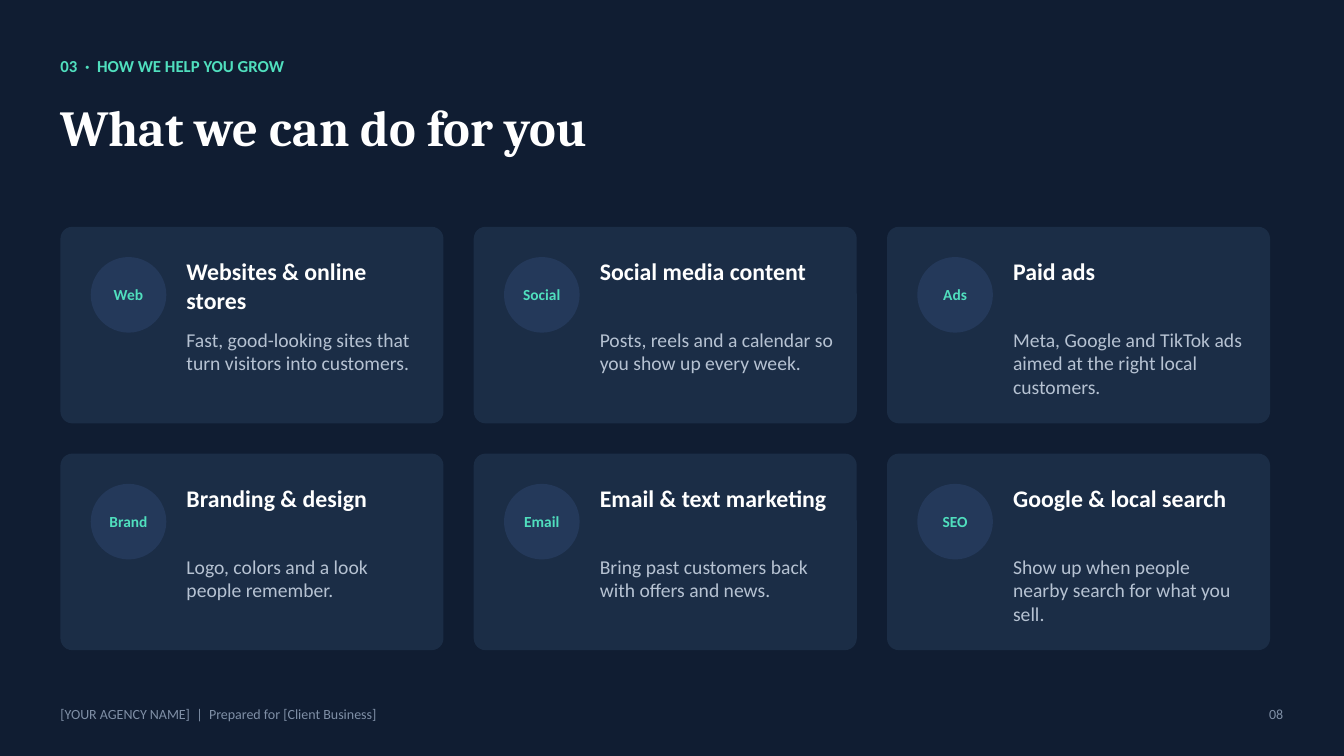
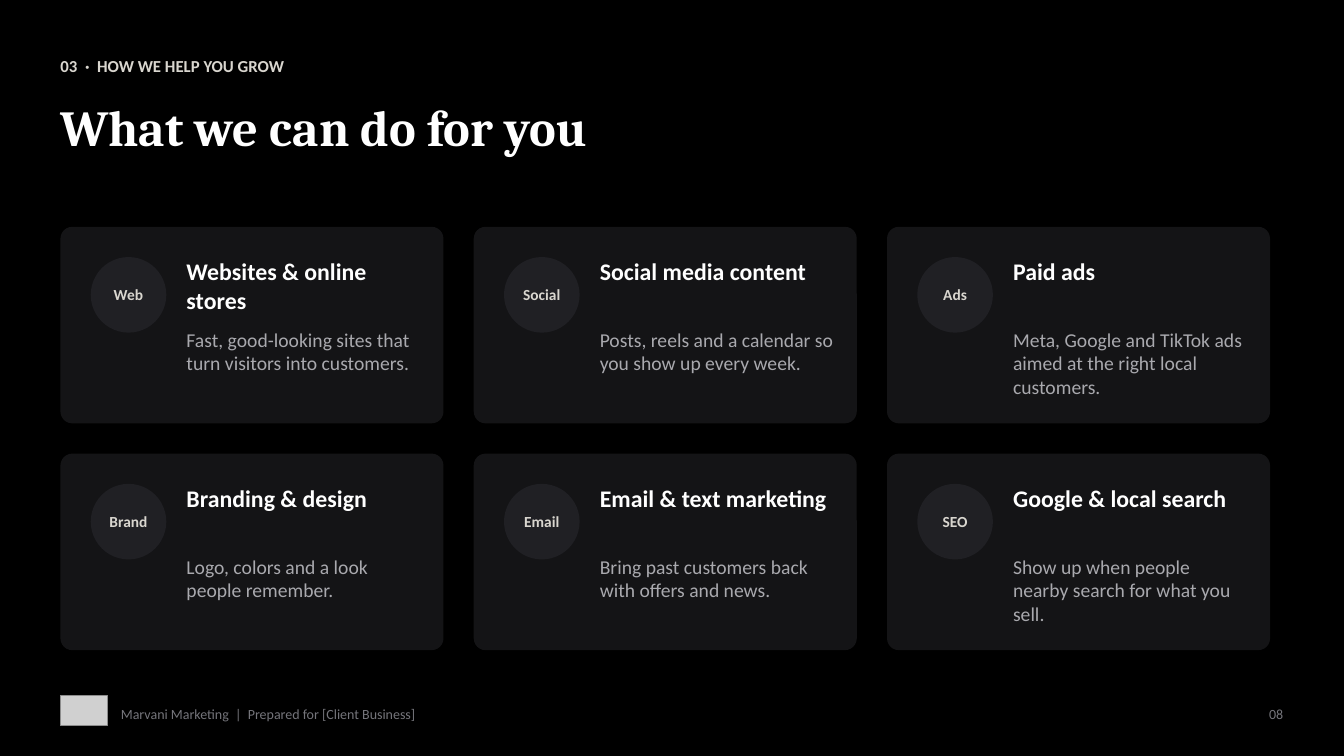
Before and after one commit to marvani043-max/Victor-, a slide deck: slide 8 of pitch-deck/Agency-Pitch-Deck.pptx. Drawn at 1344x756 pixels with LibreOffice and Linux fonts; fonts in the diff are those of the drawing; grey boxes stand for pictures. Boxes give left, top, right and bottom in pixels: in the first picture for what was removed or moved away, otherwise in the second. Text is boxed around its words. In the diff, an @@ line names an element or a change of style, - is before the commit and + after.

```diff
--- a/pitch-deck/Agency-Pitch-Deck.pptx
+++ b/pitch-deck/Agency-Pitch-Deck.pptx
@@ background #101D32 to #000000 @@
@@ text "03 · HOW WE HELP ..." at box(60, 61, 284, 72): text colour #50DFBE to #D9D6CF @@
@@ fill #1B2D46 to #141416 in 6 elements at box(60, 227, 444, 423), box(474, 227, 857, 423), box(887, 227, 1270, 423), box(60, 454, 444, 650), box(474, 454, 857, 650), box(887, 454, 1270, 650) @@
@@ text colour #50DFBE to #D9D6CF; fill #24395A to #202024 in 6 elements at box(91, 257, 166, 333), box(504, 257, 580, 333), box(918, 257, 993, 333), box(91, 484, 166, 560), box(504, 484, 580, 560), box(918, 484, 993, 560) @@
@@ text colour #B6C2D2 to #A9A9AE in 6 elements at box(186, 333, 410, 370), box(600, 333, 833, 373), box(1013, 333, 1242, 394), box(186, 560, 368, 600), box(600, 560, 808, 597), box(1013, 560, 1230, 621) @@
@@ picture added at box(60, 696, 108, 726) @@
@@ text at box(121, 709, 415, 722): text changed; text colour #7F8FA6 to #75757B @@
-[YOUR AGENCY NAME] | Prepared for [Client Business]
+Marvani Marketing | Prepared for [Client Business]
@@ text "08" at box(1269, 709, 1283, 719): text colour #7F8FA6 to #75757B @@
```
Also in this commit, not shown: 11 other slides changed, 2 other files.
